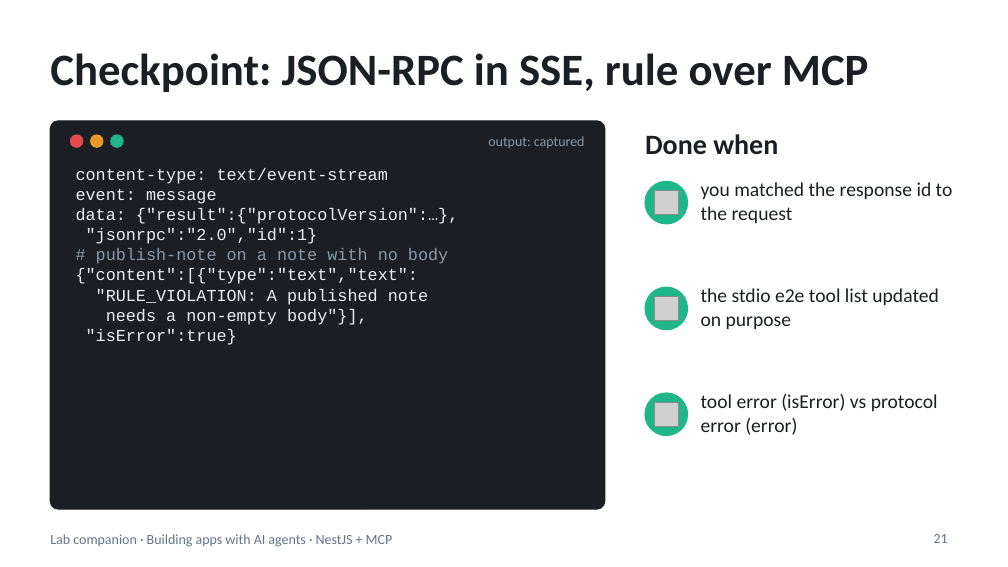
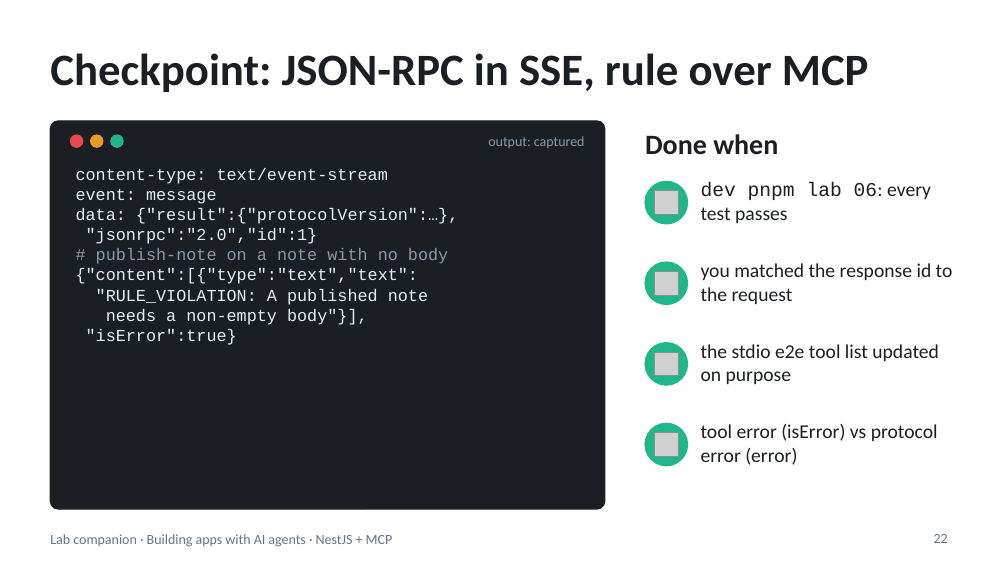
Before and after one commit to blazaga/ai-training-modules, a slide deck: slide 22 of docs/ai-agent-training/slides/lab-companion-lite.pptx (slide 21 before the commit). Drawn at 1008x567 pixels with LibreOffice and Linux fonts; fonts in the diff are those of the drawing; grey boxes stand for pictures. Boxes give left, top, right and bottom in pixels: in the first picture for what was removed or moved away, otherwise in the second. Text is boxed around its words. In the diff, an @@ line names an element or a change of style, - is before the commit and + after.

```diff
--- a/docs/ai-agent-training/slides/lab-companion-lite.pptx
+++ b/docs/ai-agent-training/slides/lab-companion-lite.pptx
@@ text added at (701, 183, 931, 223), 14 pt, text #1B1F24 @@
+dev pnpm lab 06: every test passes
@@ ellipse: place and size @@
-ellipse at (645, 287, 687, 330)
+ellipse at (645, 262, 687, 304)
@@ text "you matched the response id ...": place and size @@
-text "you matched the response id ..." at (701, 182, 953, 223)
+text "you matched the response id ..." at (701, 263, 953, 304)
@@ picture: place and size @@
-picture at (654, 296, 678, 321)
+picture at (654, 271, 678, 295)
@@ ellipse: place and size @@
-ellipse at (645, 393, 687, 435)
+ellipse at (645, 343, 687, 385)
@@ picture: place and size @@
-picture at (654, 402, 678, 426)
+picture at (654, 352, 678, 376)
@@ text "the stdio e2e tool list ...": place and size @@
-text "the stdio e2e tool list ..." at (701, 288, 939, 329)
+text "the stdio e2e tool list ..." at (701, 344, 939, 384)
@@ text "tool error (isError) vs protocol ...": place and size @@
-text "tool error (isError) vs protocol ..." at (701, 394, 938, 435)
+text "tool error (isError) vs protocol ..." at (701, 424, 938, 465)
@@ ellipse added at (645, 423, 687, 466), fill #1FB68A, outline #1FB68A 1 pt @@
@@ picture added at (654, 432, 678, 457) @@
@@ page number at (934, 534, 948, 543): text changed @@
-21
+22
```
Also in this commit, not shown: 12 other slides changed, 1 slide added, 36 other files.
